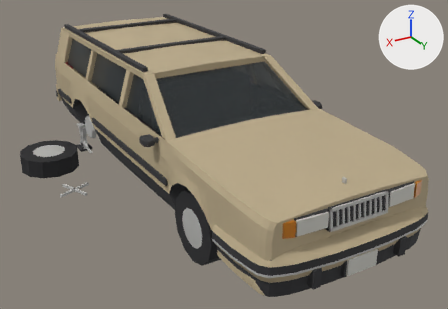
A saved change to the Blender file assets/models/src/broken-car.blend.
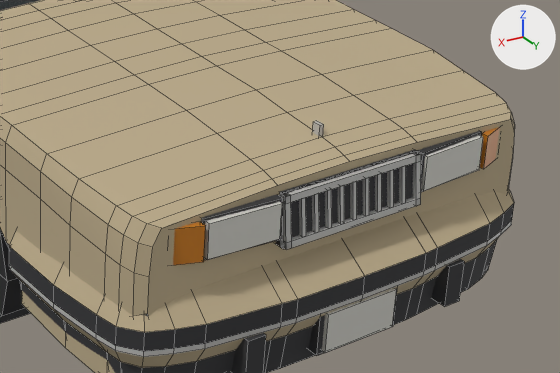
Old and new are each drawn whole from a 50 mm lens placed at (3.04, 5.54, 3.05), pointed at (-0.05, 0.38, 0.48) and again close up on the part from 46% to 100% of the width and 41% to 92% of the height. Every picture has the same lights, and +X, +Y and +Z are marked at upper right. The first two pictures are the older version. The close-ups show mesh edges as thin lines.

In view in the first close-up: 'BrokenCar' and 1 more.
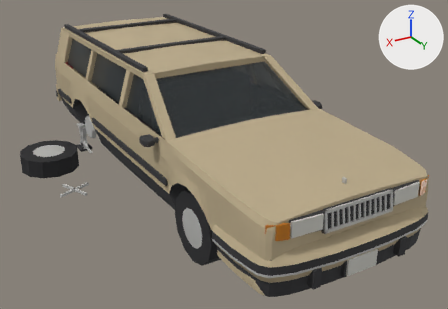
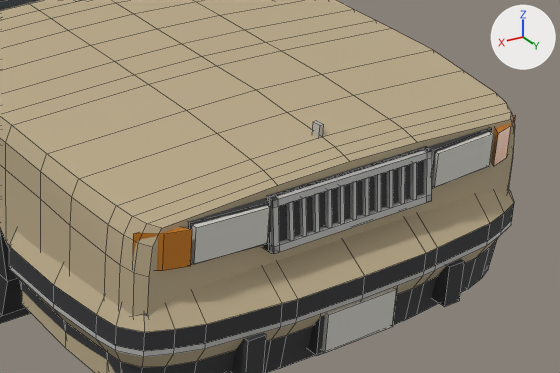
What differs and where, as boxes (x1, y1, x2, y2) in the close-ups (560 x 373 px; the box of a moved part takes in the faces that stretch with it):
'BrokenCar', reshaped: before (0, 0, 515, 373); after (0, 0, 516, 373)
part 1 of me_brokencar, moved or reshaped: before (275, 150, 418, 249); after (263, 146, 429, 253)
part 2 of me_brokencar, moved or reshaped: before (280, 152, 421, 250); after (268, 149, 432, 254)
part 3 of me_brokencar, moved or reshaped: before (201, 194, 283, 260); after (188, 198, 270, 265)
part 4 of me_brokencar, moved or reshaped: before (417, 131, 481, 192); after (429, 128, 492, 189)
part 5 of me_brokencar, moved or reshaped: before (204, 202, 283, 260); after (191, 205, 270, 264)
part 6 of me_brokencar, moved or reshaped: before (421, 135, 483, 191); after (432, 132, 494, 187)
part 7 of me_brokencar, built on: before (173, 127, 500, 265); after (133, 115, 516, 271)

Patch to the scene script:
```diff
--- a/assets/models/src/broken-car.blend.py
+++ b/assets/models/src/broken-car.blend.py
@@ me_brokencar @@
 # used by ob_brokencar; location = (0.0, 0.0, 0.0)
-me_brokencar.from_pydata(...)  # 1388 vertices, 1197 faces; spans x -1.02..1.67, y -2.51..2.56, z 0.0..1.46
+me_brokencar.from_pydata(...)  # 1404 vertices, 1209 faces; spans x -1.02..1.67, y -2.51..2.56, z 0.0..1.46
+# me_brokencar part 1: the loose piece of 8 vertices spanning x -0.29..0.29, y 2.4..2.48, z 0.69..0.88 is scaled about its middle by (1.17, 1, 1)
+# me_brokencar part 2: the loose piece of 24 vertices spanning x -0.29..0.29, y 2.44..2.49, z 0.7..0.88 is scaled about its middle by (1.18, 1, 1)
+# me_brokencar part 3: the loose piece of 8 vertices spanning x 0.3..0.6, y 2.4..2.47, z 0.73..0.88 is moved by (0.05, 0.0, 0.0)
+# me_brokencar part 4: the loose piece of 8 vertices spanning x -0.6..-0.3, y 2.4..2.47, z 0.73..0.88 is moved by (-0.05, 0.0, 0.0)
+# me_brokencar part 5: the loose piece of 8 vertices spanning x 0.31..0.59, y 2.44..2.48, z 0.74..0.87 is moved by (0.05, 0.0, 0.0)
+# me_brokencar part 6: the loose piece of 8 vertices spanning x -0.59..-0.31, y 2.44..2.48, z 0.74..0.87 is moved by (-0.05, 0.0, 0.0)
+# me_brokencar part 7
+# 16 vertices are removed from x -0.72..0.72, y 2.41..2.47, z 0.74..0.87
+# 12 faces are deleted
+# 24 vertices are added at x -0.82..0.82, y 2.4..2.49, z 0.72..0.86
+# 8 new vertices lie (0.0, 0.0, 0.13) away from vertices in x -0.82..0.82, y 2.4..2.47, z 0.74
+# 12 new faces join them, mat_carchrome (grey #bcbbb8)
+# 12 new faces join them, mat_carsignal (orange #c5791d)
 me_brokencar.materials.append(mat_cartrim)
```
